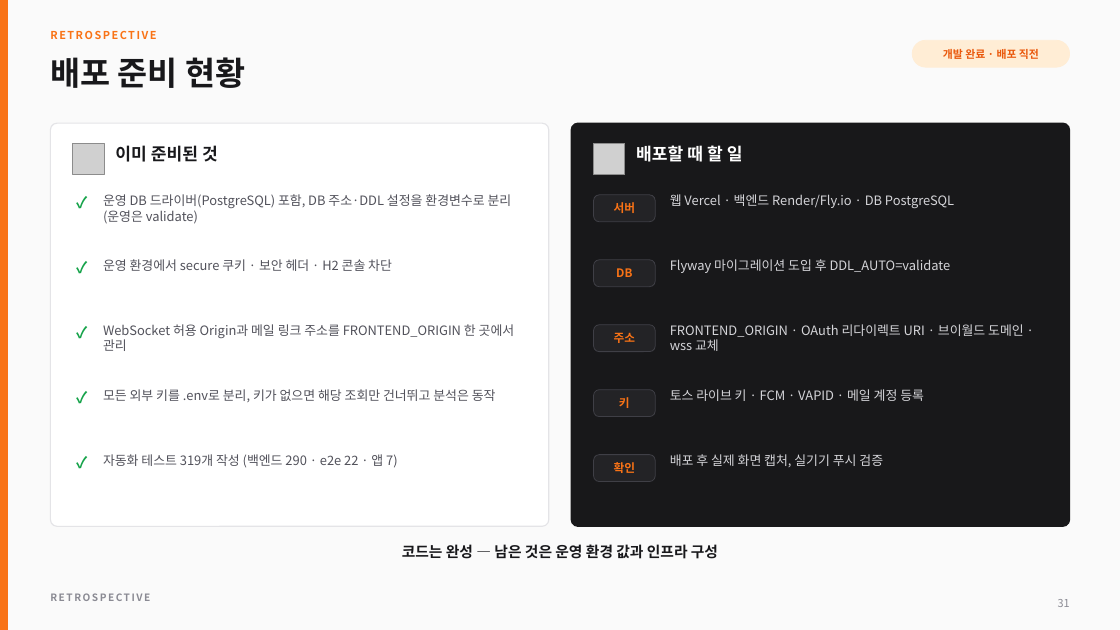
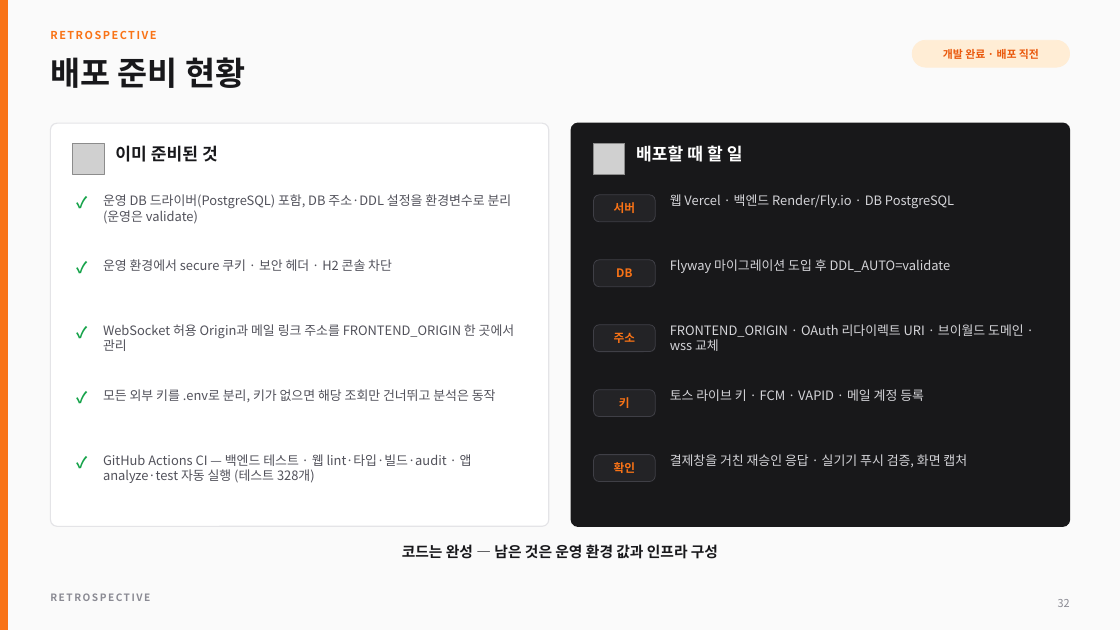
Before and after one commit to chean0830/guard-project, a slide deck: slide 32 of docs/portfolio/ProjectGuard_Portfolio.pptx (slide 31 before the commit). Drawn at 1120x630 pixels with LibreOffice and Linux fonts; fonts in the diff are those of the drawing; grey boxes stand for pictures. Boxes give left, top, right and bottom in pixels: in the first picture for what was removed or moved away, otherwise in the second. Text is boxed around its words. In the diff, an @@ line names an element or a change of style, - is before the commit and + after.

```diff
--- a/docs/portfolio/ProjectGuard_Portfolio.pptx
+++ b/docs/portfolio/ProjectGuard_Portfolio.pptx
@@ text at (103,454,472,483): text changed @@
-자동화 테스트 319개 작성 (백엔드 290 · e2e 22 · 앱 7)
+GitHub Actions CI — 백엔드 테스트 · 웹 lint·타입·빌드·audit · 앱 analyze·test 자동 실행 (테스트 328개)
@@ text at (670,454,967,467): text changed @@
-배포 후 실제 화면 캡처, 실기기 푸시 검증
+결제창을 거친 재승인 응답 · 실기기 푸시 검증, 화면 캡처
```
Also in this commit, not shown: 11 other slides changed, 1 slide added, 21 other files.
